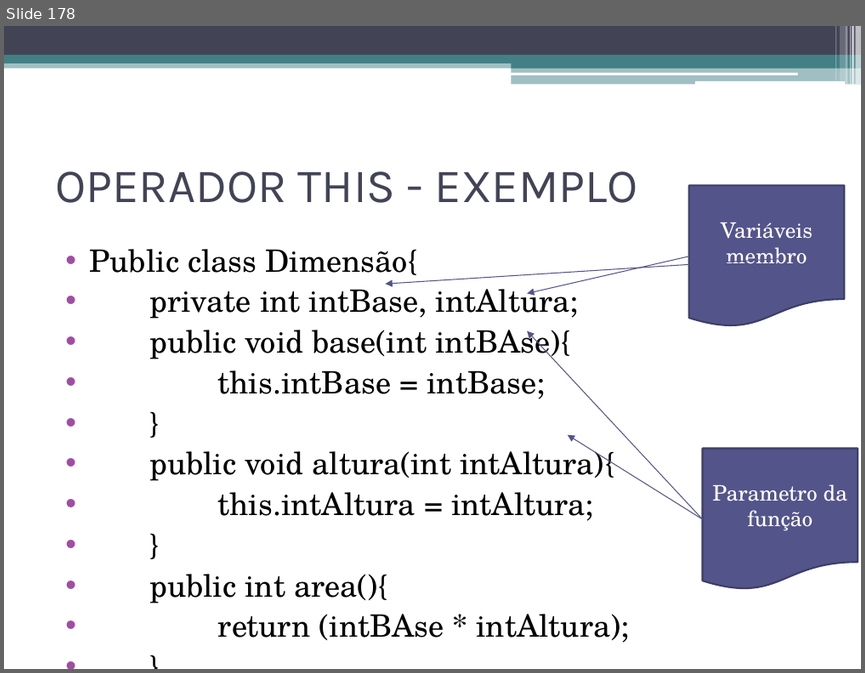
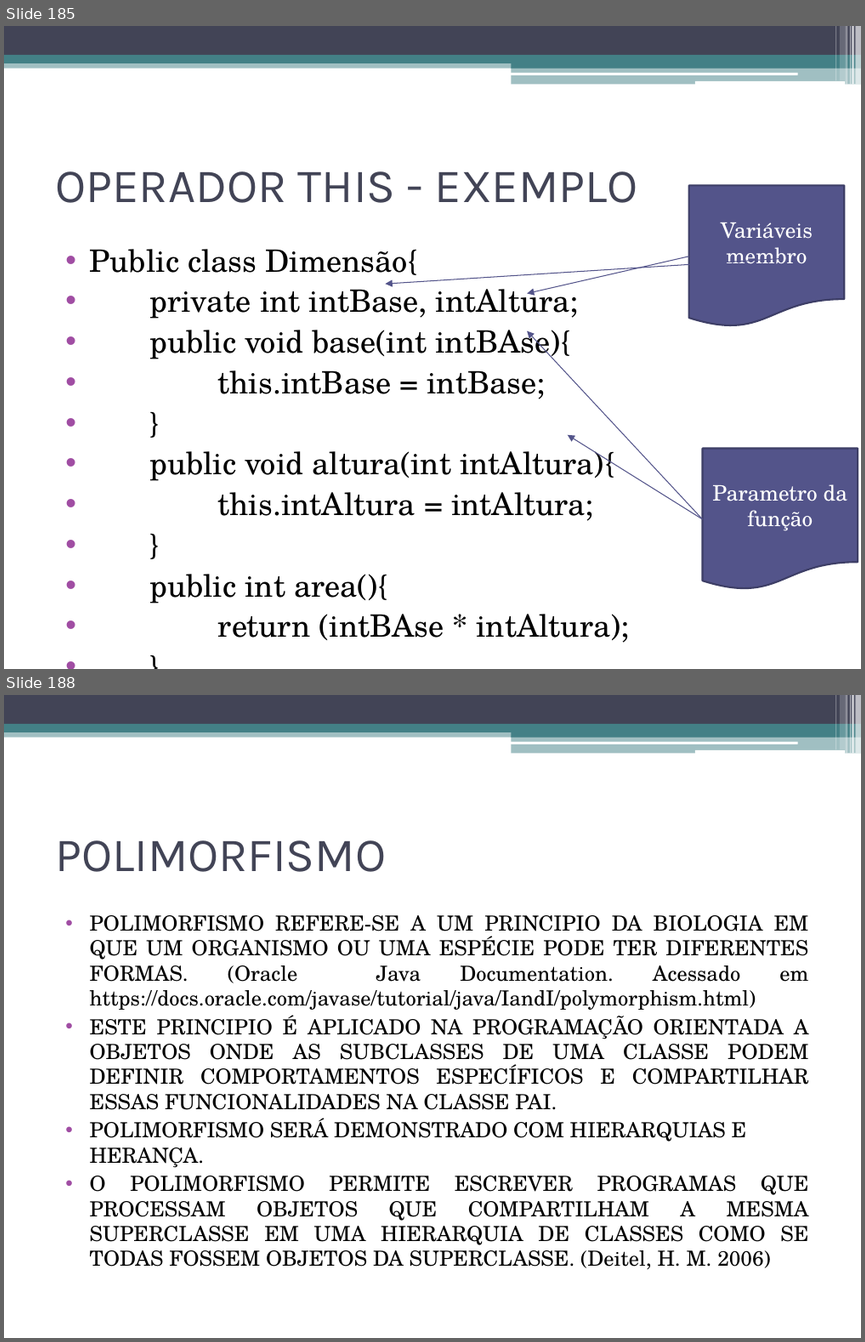
Before and after one commit to adilsonlopesoracle/ProgramacaoOrientadaaObjetos_Olinda, a slide deck: FundamentosOrientObjetos.pptx. Shown one above the other, each under a label of ours: slide 178 before the commit, slides 185 and 188 after it; the slides between them are not shown. The pictures are 865x673 and 865x1342 pixels, drawn with LibreOffice and Linux fonts; fonts in the diff are those of the drawing. Boxes give left, top, right and bottom in pixels: in the first picture for what was removed or moved away, otherwise in the second. Text is boxed around its words. In the diff, an @@ line names an element or a change of style, - is before the commit and + after.

```diff
--- a/FundamentosOrientObjetos.pptx
+++ b/FundamentosOrientObjetos.pptx
@@ slide 188 added at (x1=4, y1=695, x2=861, y2=1338), background #FFFFFF; not listed: 13 template elements that a slide beside it also shows @@
@@ title added at (x1=55, y1=840, x2=386, y2=872), 40 pt, text #424456 @@
+POLIMORFISMO
@@ text added at (x1=90, y1=915, x2=809, y2=1269), 17.5 pt, text #000000 @@
+• POLIMORFISMO REFERE-SE A UM PRINCIPIO DA BIOLOGIA EM QUE UM ORGANISMO OU UMA ESPÉCIE PODE TER DIFERENTES FORMAS. (Oracle Java Documentation. Acessado em https://docs.oracle.com/javase/tutorial/java/IandI/polymorphism.html)
+• ESTE PRINCIPIO É APLICADO NA PROGRAMAÇÃO ORIENTADA A OBJETOS ONDE AS SUBCLASSES DE UMA CLASSE PODEM DEFINIR COMPORTAMENTOS ESPECÍFICOS E COMPARTILHAR ESSAS FUNCIONALIDADES NA CLASSE PAI.
+• POLIMORFISMO SERÁ DEMONSTRADO COM HIERARQUIAS E HERANÇA.
+• O POLIMORFISMO PERMITE ESCREVER PROGRAMAS QUE PROCESSAM OBJETOS QUE COMPARTILHAM A MESMA SUPERCLASSE EM UMA HIERARQUIA DE CLASSES COMO SE TODAS FOSSEM OBJETOS DA SUPERCLASSE. (Deitel, H. M. 2006)
@@ what was slide 178 is now slide 185 @@
```
Also in this commit, not shown: 2 slides changed, 45 other slides added.
